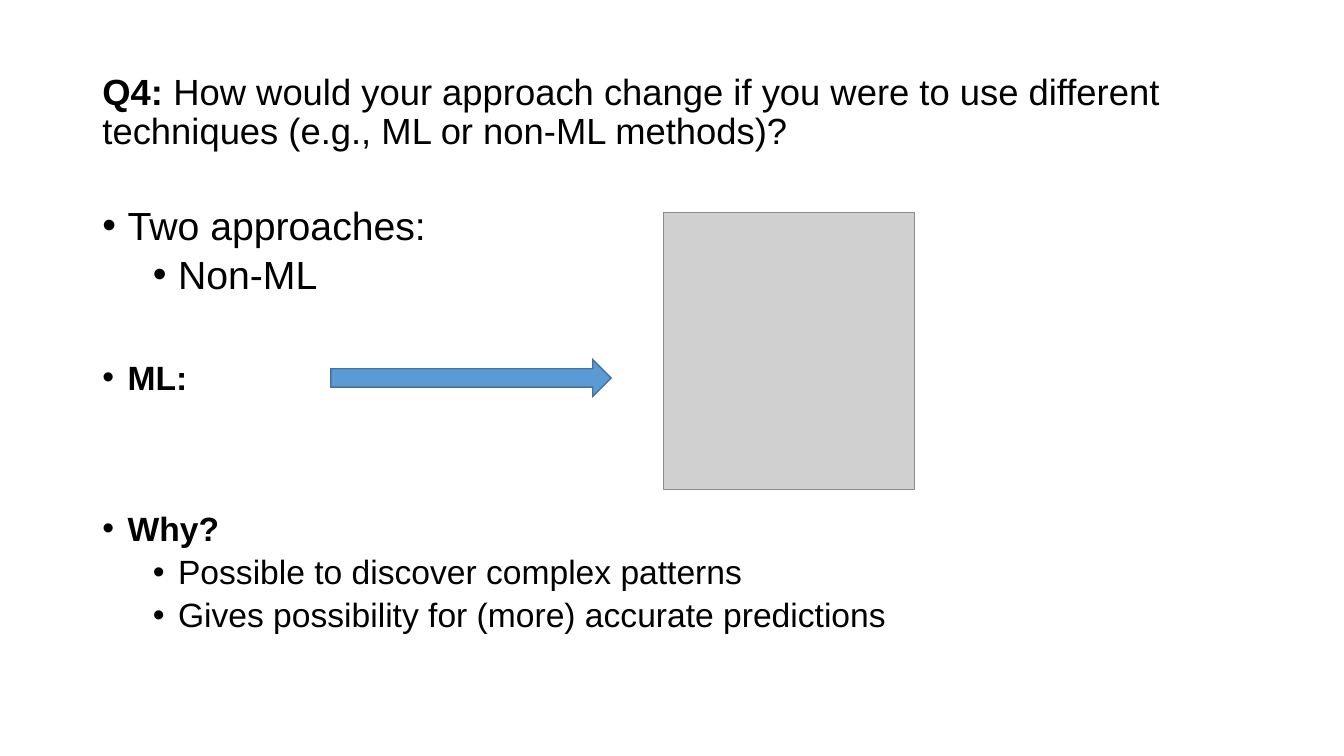
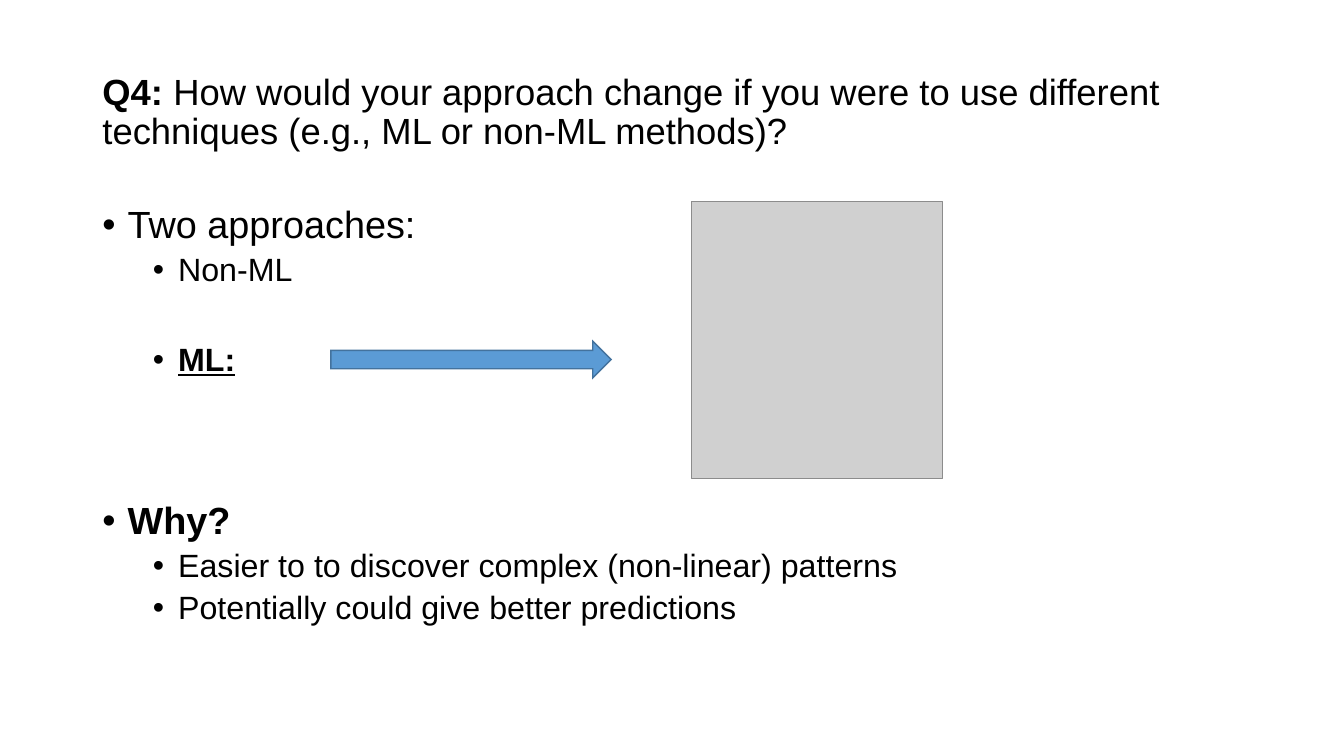
Before and after one commit to JeroenBuil/natural-cycles-assignment, a slide deck: slide 18 of reports/Natural Cycles - Assignment Report - Jeroen Buil.pptx (slide 15 before the commit). Drawn at 1344x756 pixels with LibreOffice and Linux fonts; fonts in the diff are those of the drawing; grey boxes stand for pictures. Boxes give left, top, right and bottom in pixels: in the first picture for what was removed or moved away, otherwise in the second. Text is boxed around its words. In the diff, an @@ line names an element or a change of style, - is before the commit and + after.

```diff
--- a/reports/Natural Cycles - Assignment Report - Jeroen Buil.pptx
+++ b/reports/Natural Cycles - Assignment Report - Jeroen Buil.pptx
@@ picture: place and size @@
-picture at box(663, 212, 914, 489)
+picture at box(692, 202, 943, 479)
@@ text at box(128, 210, 415, 542): size 28 to 27 pt in "Two approaches:"; size 28 to 23 pt in "Non-ML"; size 24 to 23 pt, underline on in "ML:"; size 24 to 27 pt in "Why?"; list level 1 to 2 in "ML:" @@
@@ right arrow: place and size @@
-right arrow at box(331, 360, 611, 396)
+right arrow at box(331, 342, 611, 378)
@@ text at box(178, 553, 897, 625): text changed; size 24 to 23 pt @@
-  • Possible to discover complex patterns
-  • Gives possibility for (more) accurate predictions
+  • Easier to to discover complex (non-linear) patterns
+  • Potentially could give better predictions
```
Also in this commit, not shown: 3 other slides changed, 6 slides added, 1 slide removed, 21 other files.
